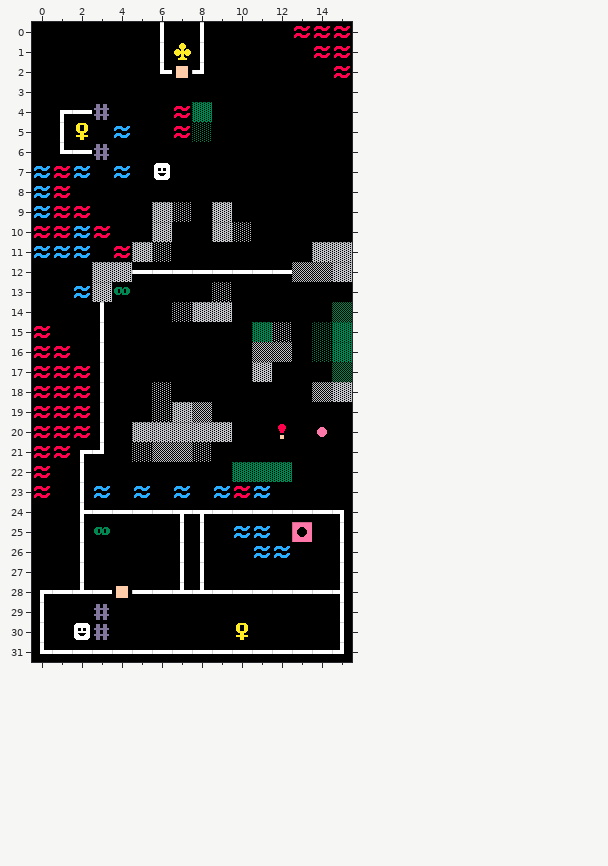
A Tiled map gets an edit: Tiled data/Maps/test.tmx. The first picture shows the starting point.
Cells are 20x20 px. Shown: x 0..15, y 0..31.
Once edited:
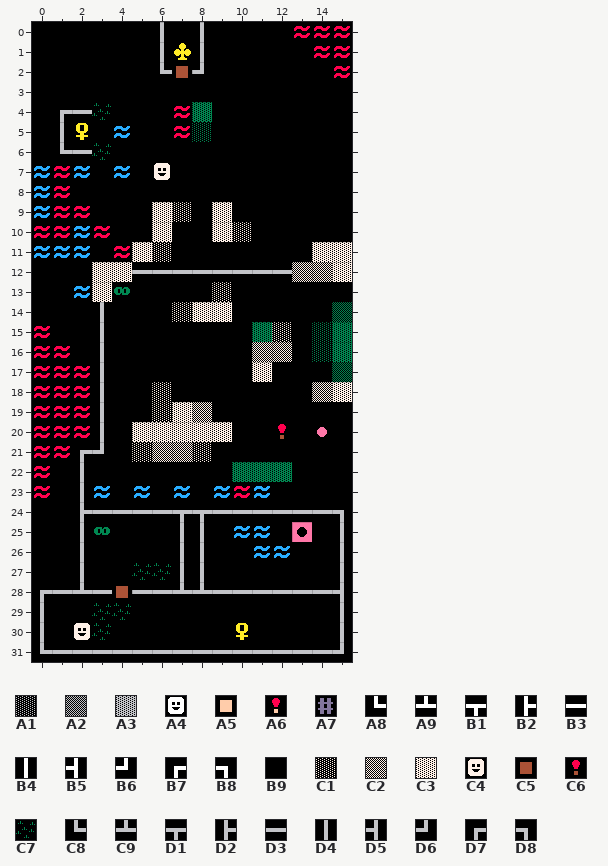
Key: from "TILEMAP2": A1 0, A2 1, A3 2, A4 4, A5 6, A6 15, A7 17, A8 18, A9 19, B1 20, B2 21, B3 22, B4 24, B5 25, B6 26, B7 27, B8 28, B9 29; from "Tileset": C1 0, C2 1, C3 2, C4 4, C5 6, C6 15, C7 17, C8 18, C9 19, D1 20, D2 21, D3 22, D4 24, D5 25, D6 26, D7 27, D8 28.
__ is an empty cell.
From old to new:
{"where": "layer \"Warstwa Kafelków 1\""}
{"y":0,"x":6,"old":"B4","new":"D4"}
{"y":0,"x":8,"old":"B4","new":"D4"}
{"y":1,"x":6,"old":"B4","new":"D4"}
{"y":1,"x":8,"old":"B4","new":"D4"}
{"y":2,"x":6,"old":"A8 A5 B6","new":"C8 C5 D6"}
{"y":4,"x":1,"old":"B7 B3 A7","new":"D7 D3 C7"}
{"y":5,"x":1,"old":"B4","new":"D4"}
{"y":6,"x":1,"old":"A8 B3 A7","new":"C8 D3 C7"}
{"y":7,"x":6,"old":"A4","new":"C4"}
{"y":9,"x":6,"old":"A3 A1","new":"C3 C1"}
{"y":9,"x":9,"old":"A3","new":"C3"}
{"y":10,"x":6,"old":"A3","new":"C3"}
{"y":10,"x":9,"old":"A3 A1","new":"C3 C1"}
{"y":11,"x":5,"old":"A3 A1","new":"C3 C1"}
{"y":11,"x":14,"old":"A3 A3","new":"C3 C3"}
{"y":12,"x":3,"old":"A3 A3 B3 B3 B3 B3 B3 B3 B3 B3 A2 A2 A3","new":"C3 C3 D3 D3 D3 D3 D3 D3 D3 D3 C2 C2 C3"}
{"y":13,"x":3,"old":"A3","new":"C3"}
{"y":13,"x":9,"old":"A1","new":"C1"}
{"y":14,"x":3,"old":"B4","new":"D4"}
{"y":14,"x":7,"old":"A1 A3 A3","new":"C1 C3 C3"}
{"y":15,"x":3,"old":"B4","new":"D4"}
{"y":15,"x":12,"old":"A1","new":"C1"}
{"y":16,"x":3,"old":"B4","new":"D4"}
{"y":16,"x":11,"old":"A2 A2","new":"C2 C2"}
{"y":17,"x":3,"old":"B4","new":"D4"}
{"y":17,"x":11,"old":"A3","new":"C3"}
{"y":18,"x":3,"old":"B4","new":"D4"}
{"y":18,"x":6,"old":"A1","new":"C1"}
{"y":18,"x":14,"old":"A2 A3","new":"C2 C3"}
{"y":19,"x":3,"old":"B4","new":"D4"}
{"y":19,"x":6,"old":"A1 A3 A2","new":"C1 C3 C2"}
{"y":20,"x":3,"old":"B4","new":"D4"}
{"y":20,"x":5,"old":"A3 A3 A3 A3 A3","new":"C3 C3 C3 C3 C3"}
{"y":20,"x":12,"old":"A6","new":"C6"}
{"y":21,"x":2,"old":"B7 B6","new":"D7 D6"}
{"y":21,"x":5,"old":"A1 A2 A2 A1","new":"C1 C2 C2 C1"}
{"y":22,"x":2,"old":"B4","new":"D4"}
{"y":23,"x":2,"old":"B4","new":"D4"}
{"y":24,"x":2,"old":"B2 B3 B3 B3 B3 B1 B1 B3 B3 B3 B3 B3 B3 B8","new":"D2 D3 D3 D3 D3 D1 D1 D3 D3 D3 D3 D3 D3 D8"}
{"y":25,"x":2,"old":"B4","new":"D4"}
{"y":25,"x":7,"old":"B4 B4","new":"D4 D4"}
{"y":25,"x":15,"old":"B4","new":"D4"}
{"y":26,"x":2,"old":"B4","new":"D4"}
{"y":26,"x":7,"old":"B4 B4","new":"D4 D4"}
{"y":26,"x":15,"old":"B4","new":"D4"}
{"y":27,"x":2,"old":"B4","new":"D4"}
{"y":27,"x":5,"old":"B9 B9 B4 B4","new":"C7 C7 D4 D4"}
{"y":27,"x":15,"old":"B4","new":"D4"}
{"y":28,"x":0,"old":"B7 B3 A9 B3 A5 B3 B3 A9 A9 B3 B3 B3 B3 B3 B3 B5","new":"D7 D3 C9 D3 C5 D3 D3 C9 C9 D3 D3 D3 D3 D3 D3 D5"}
{"y":29,"x":0,"old":"B4","new":"D4"}
{"y":29,"x":3,"old":"A7 B9","new":"C7 C7"}
{"y":29,"x":15,"old":"B4","new":"D4"}
{"y":30,"x":0,"old":"B4","new":"D4"}
{"y":30,"x":2,"old":"A4 A7","new":"C4 C7"}
{"y":30,"x":15,"old":"B4","new":"D4"}
{"y":31,"x":0,"old":"A8 B3 B3 B3 B3 B3 B3 B3 B3 B3 B3 B3 B3 B3 B3 B6","new":"C8 D3 D3 D3 D3 D3 D3 D3 D3 D3 D3 D3 D3 D3 D3 D6"}
